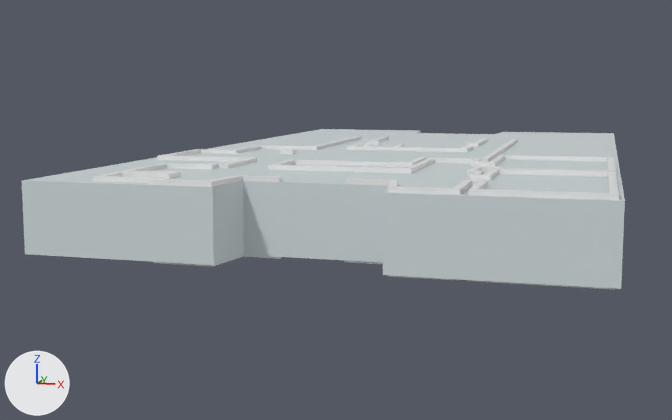
A saved change to the Blender file Kapitol_MAIN.blend.
Both versions are drawn from a 50 mm camera at (9.7, -28.6, 6.3) aimed at (-3.5, 17.6, -0.4). Every picture has the same lights, and +X, +Y and +Z are marked at lower left.

Names of what the first picture shows: 'KAPITOL.001', 'Plane'.
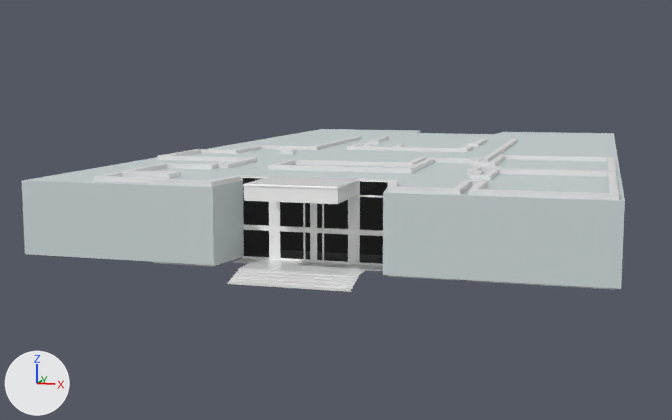
The change, as a diff of the scene's bpy script:
```diff
--- a/Kapitol_MAIN.blend.py
+++ b/Kapitol_MAIN.blend.py
@@ mat_material_001 @@
+mat_material_001 = bpy.data.materials.new('Material.001')
+mat_material_001.use_nodes = True; mat_material_001.node_tree.nodes.clear()
+_N = mat_material_001.node_tree.nodes; _L = mat_material_001.node_tree.links
+n0 = _N.new('ShaderNodeBsdfPrincipled'); n0.name = 'Principled BSDF'
+n0.inputs[2].default_value = 0.0273  # 'Roughness'
+n1 = _N.new('ShaderNodeOutputMaterial'); n1.name = 'Material Output'
+n2 = _N.new('ShaderNodeAttribute'); n2.name = 'Attribute'
+n2.attribute_name = 'Attribute'
+_L.new(n0.outputs[0], n1.inputs[0])  # 'BSDF' to 'Surface'
+_L.new(n2.outputs[0], n0.inputs[0])  # 'Color' to 'Base Color'
@@ me_plane_004 @@
+me_plane_004.from_pydata(...)  # 22 vertices, 10 faces; spans x -2.13..2.13, y -0.72..0.0, z -0.32..0.0
@@ me_cube_005 @@
+me_cube_005.from_pydata(...)  # 20 vertices, 18 faces; spans x -1.25..1.25, y -2.13..0.05, z 2.0..2.46
+me_cube_005.materials.append(mat_material_001)
@@ me_cube_004 @@
+me_cube_004.from_pydata(...)  # 568 vertices, 660 faces; spans x -2.08..2.08, y -1.37..0.03, z 0.0..2.42
+me_cube_004.materials.append(mat_material_001)
@@ ob_plane_003 @@
+ob_plane_003 = bpy.data.objects.new('Plane.003', me_plane_004)
+ob_plane_003.location = (-0.01, 0.93, -0.11)
+ob_plane_003.scale = (1.0, 1.66, 1.0)
@@ ob_cube_001 @@
+ob_cube_001 = bpy.data.objects.new('Cube.001', me_cube_005)
+ob_cube_001.location = (-0.01, 2.61, -0.11)
+ob_cube_001.scale = (1.31, 1.23, 1.23)
@@ ob_cube_002 @@
+ob_cube_002 = bpy.data.objects.new('Cube.002', me_cube_004)
+ob_cube_002.location = (-0.01, 2.61, -0.11)
+ob_cube_002.scale = (1.31, 1.23, 1.23)
```

Changed parts and their boxes (x1, y1, x2, y2) in the pictures (672 x 420 px):
'Cube.002', added
    after: (233, 176, 389, 274)
'Cube.001', added
    after: (243, 176, 359, 204)
'Plane.003', added
    after: (228, 268, 360, 292)
